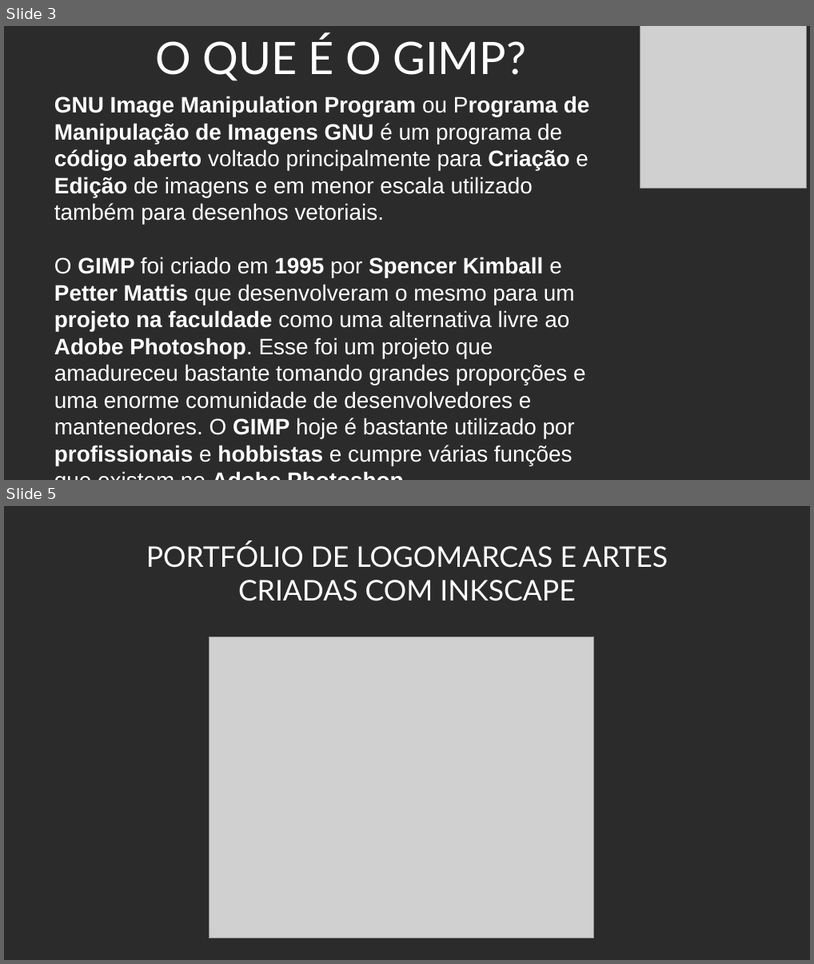
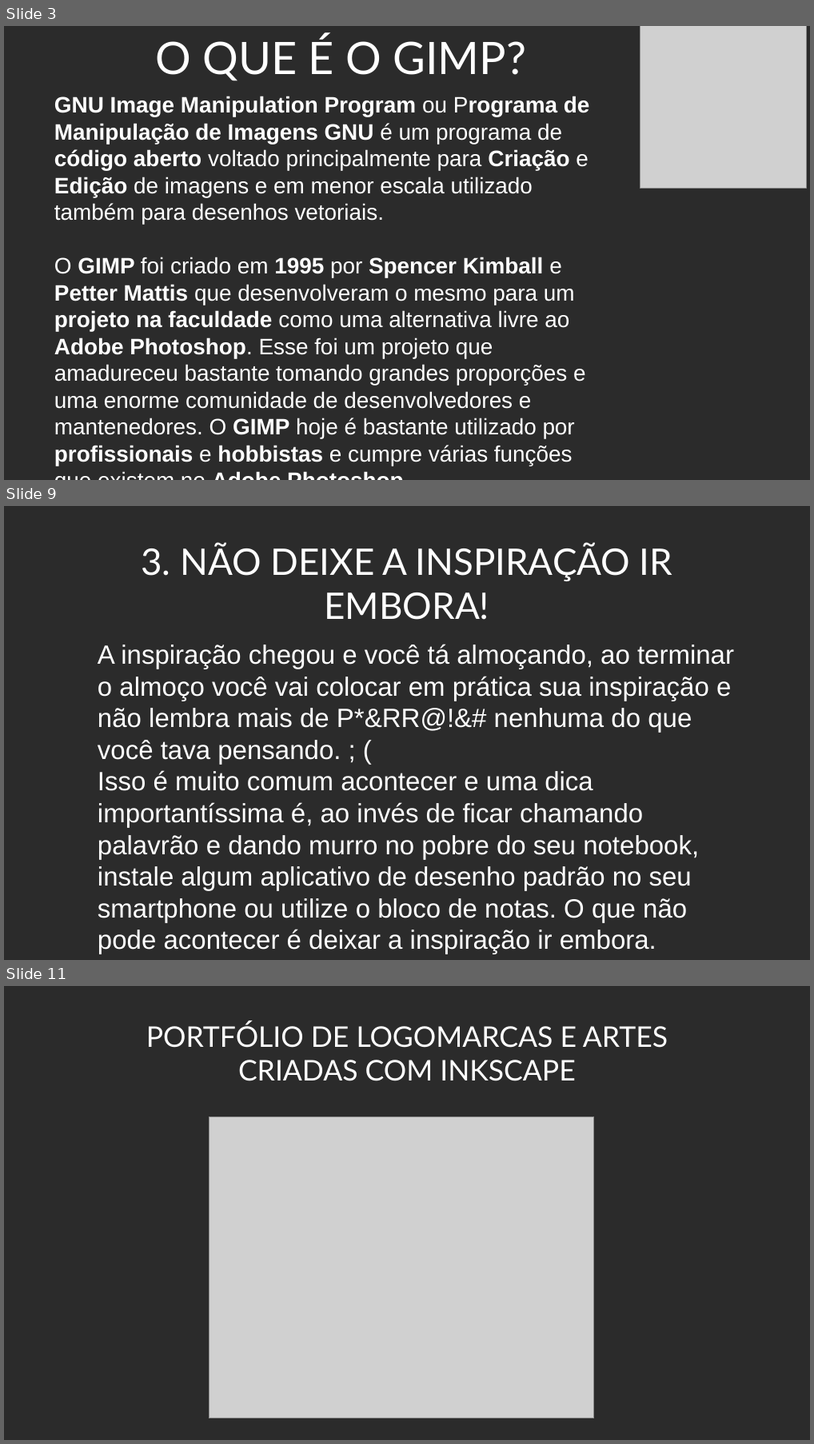
Before and after one commit to Doginnn/expotec2020, a slide deck: palestras/Expotec_2020_Criando logo INKSCAPE e GIMP.odp. Shown one above the other, each under a label of ours: slides 3 and 5 before the commit, slides 3, 9 and 11 after it; the slides between them are not shown. The pictures are 814x964 and 814x1444 pixels, drawn with LibreOffice and Linux fonts; fonts in the diff are those of the drawing; grey boxes stand for pictures; background and template pictures are left out; a plain dark background stands for a picture behind light text. Boxes give left, top, right and bottom in pixels: in the first picture for what was removed or moved away, otherwise in the second. Text is boxed around its words. In the diff, an @@ line names an element or a change of style, - is before the commit and + after.

```diff
--- a/palestras/Expotec_2020_Criando logo INKSCAPE e GIMP.odp
+++ b/palestras/Expotec_2020_Criando logo INKSCAPE e GIMP.odp
@@ slide 9 added at bbox=[4, 506, 810, 960], background picture (left out) @@
@@ text added at bbox=[141, 543, 673, 620], 36 pt, text #FFFFFF @@
+3. NÃO DEIXE A INSPIRAÇÃO IR EMBORA!
@@ text added at bbox=[98, 644, 734, 954], 26 pt, text #FFFFFF @@
+A inspiração chegou e você tá almoçando, ao terminar o almoço você vai colocar em prática sua inspiração e não lembra mais de P*&RR@!&# nenhuma do que você tava pensando. ; (
+Isso é muito comum acontecer e uma dica importantíssima é, ao invés de ficar chamando palavrão e dando murro no pobre do seu notebook, instale algum aplicativo de desenho padrão no seu smartphone ou utilize o bloco de notas. O que não pode acontecer é deixar a inspiração ir embora.
@@ what was slide 5 is now slide 11 @@
```
Also in this commit, not shown: 6 other slides added, 2 slides removed.
